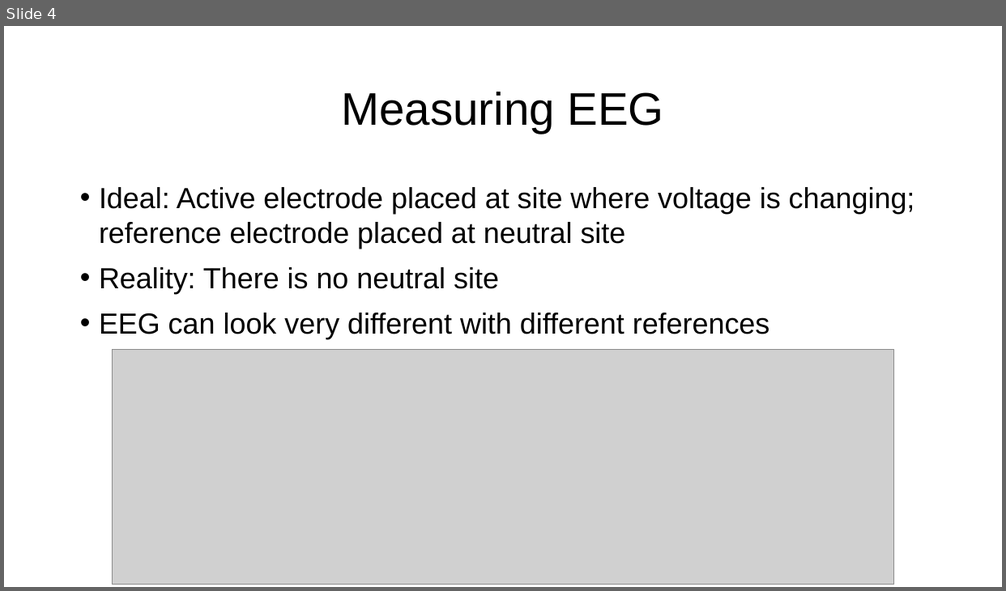
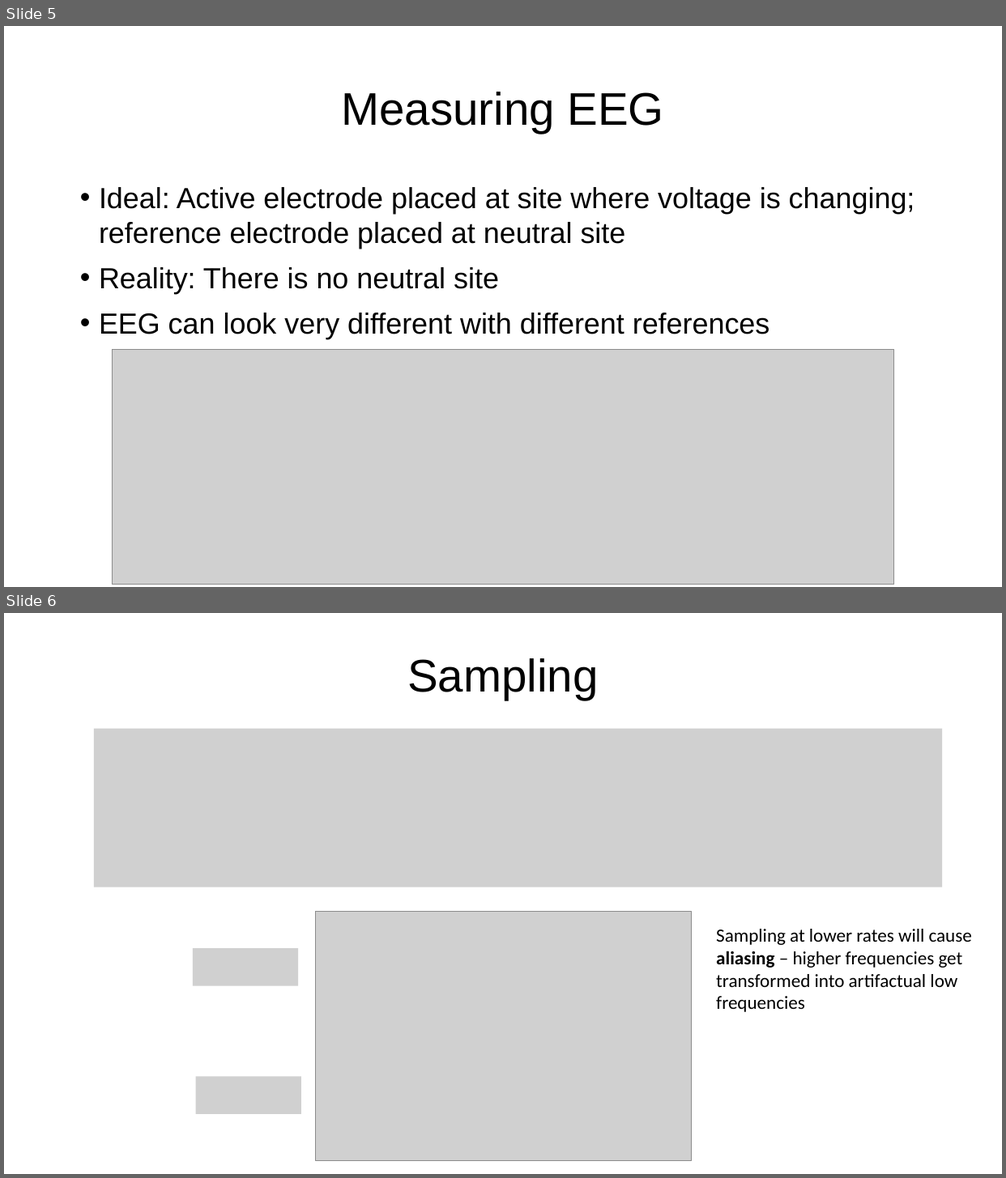
Before and after one commit to ssheldo/EEG_process_talk, a slide deck: EEG_Processing_Presentation.pptx. Shown one above the other, each under a label of ours: slide 4 before the commit, slides 5 and 6 after it. The pictures are 1006x591 and 1006x1178 pixels, drawn with LibreOffice and Linux fonts; fonts in the diff are those of the drawing; grey boxes stand for pictures. Boxes give left, top, right and bottom in pixels: in the first picture for what was removed or moved away, otherwise in the second. Text is boxed around its words. In the diff, an @@ line names an element or a change of style, - is before the commit and + after.

```diff
--- a/EEG_Processing_Presentation.pptx
+++ b/EEG_Processing_Presentation.pptx
@@ slide 6 added at bbox=[4, 613, 1002, 1174], background #FFFFFF @@
@@ title added at bbox=[407, 658, 598, 700], 44 pt, text #000000 @@
+Sampling
@@ picture added at bbox=[94, 729, 942, 888] @@
@@ picture added at bbox=[316, 912, 691, 1161] @@
@@ picture added at bbox=[193, 948, 298, 986] @@
@@ text added at bbox=[716, 929, 972, 1012], 18 pt, text #000000 @@
+Sampling at lower rates will cause aliasing – higher frequencies get transformed into artifactual low frequencies
@@ picture added at bbox=[196, 1076, 301, 1114] @@
@@ what was slide 4 is now slide 5 @@
```
Also in this commit, not shown: 4 slides changed, 20 other slides added, 1 slide removed, 4 other files.
